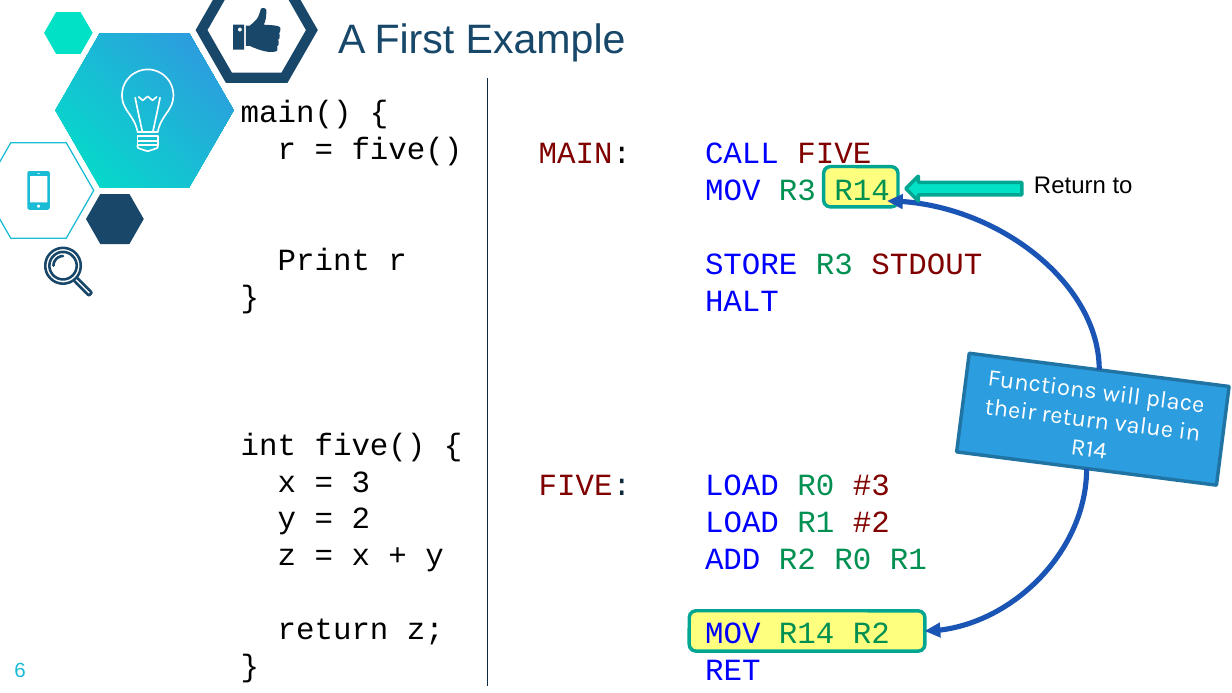
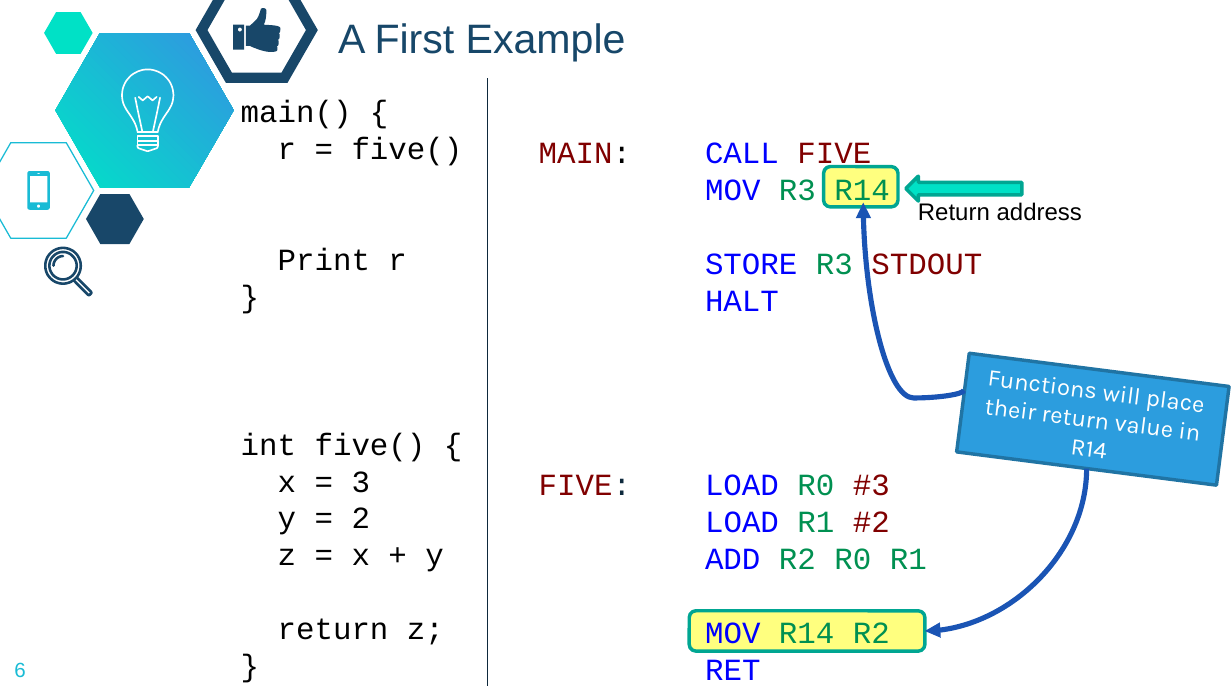
Before and after one commit to dickinson-comp256/COMP256, a slide deck: slide 6 of docs/materials/04-LanguageAbstractions/LA5-S-CallingFunctions.pptx. Drawn at 1232x693 pixels with LibreOffice and Linux fonts; fonts in the diff are those of the drawing; background and template pictures are left out. Boxes give left, top, right and bottom in pixels: in the first picture for what was removed or moved away, otherwise in the second. Text is boxed around its words. In the diff, an @@ line names an element or a change of style, - is before the commit and + after.

```diff
--- a/docs/materials/04-LanguageAbstractions/LA5-S-CallingFunctions.pptx
+++ b/docs/materials/04-LanguageAbstractions/LA5-S-CallingFunctions.pptx
@@ curved arrow moved from (1099, 370) - (887, 201) to (963, 391) - (864, 203) @@
@@ text at [918,200,1082,221]: text changed @@
-Return to
+Return address
```
Also in this commit, not shown: 32 other slides changed, 1 slide added.
